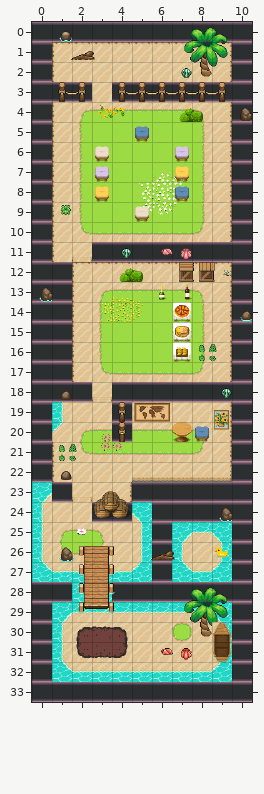
Two versions of a level (Tiled map (JSON), piratesmap.tmj). Above is the file before it was changed.
Cells are 32x32 px. Shown: x 0..10, y 0..33.
Now the later version:
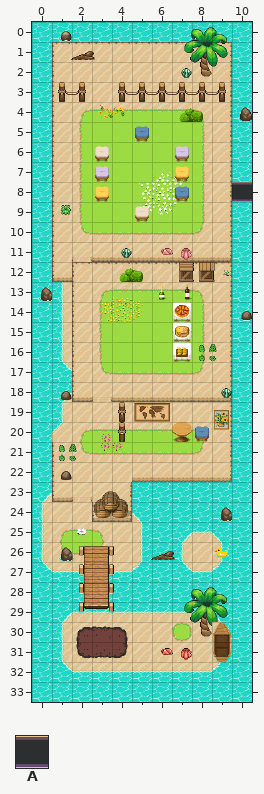
Key: from "Chunk 1": A 34.
_ is an empty cell.
The edit:
{"where": "layer \"collisions\" (removed)"}
{"y":0,"x":0,"old":"AAAAAAAAAAA","new":"___________"}
{"y":1,"x":0,"old":"A","new":"_"}
{"y":1,"x":10,"old":"A","new":"_"}
{"y":2,"x":0,"old":"A","new":"_"}
{"y":2,"x":10,"old":"A","new":"_"}
{"y":3,"x":0,"old":"AAA","new":"___"}
{"y":3,"x":4,"old":"AAAAAAA","new":"_______"}
{"y":4,"x":0,"old":"A","new":"_"}
{"y":4,"x":10,"old":"A","new":"_"}
{"y":5,"x":0,"old":"A","new":"_"}
{"y":5,"x":10,"old":"A","new":"_"}
{"y":6,"x":0,"old":"A","new":"_"}
{"y":6,"x":10,"old":"A","new":"_"}
{"y":7,"x":0,"old":"A","new":"_"}
{"y":7,"x":10,"old":"A","new":"_"}
{"y":8,"x":0,"old":"A","new":"_"}
{"y":9,"x":0,"old":"A","new":"_"}
{"y":9,"x":10,"old":"A","new":"_"}
{"y":10,"x":0,"old":"A","new":"_"}
{"y":10,"x":10,"old":"A","new":"_"}
{"y":11,"x":0,"old":"A","new":"_"}
{"y":11,"x":3,"old":"AAAAAAAA","new":"________"}
{"y":12,"x":0,"old":"AA","new":"__"}
{"y":12,"x":10,"old":"A","new":"_"}
{"y":13,"x":0,"old":"AA","new":"__"}
{"y":13,"x":10,"old":"A","new":"_"}
{"y":14,"x":0,"old":"AA","new":"__"}
{"y":14,"x":10,"old":"A","new":"_"}
{"y":15,"x":0,"old":"AA","new":"__"}
{"y":15,"x":10,"old":"A","new":"_"}
{"y":16,"x":0,"old":"AA","new":"__"}
{"y":16,"x":10,"old":"A","new":"_"}
{"y":17,"x":0,"old":"AA","new":"__"}
{"y":17,"x":10,"old":"A","new":"_"}
{"y":18,"x":0,"old":"AAA","new":"___"}
{"y":18,"x":4,"old":"AAAAAAA","new":"_______"}
{"y":19,"x":0,"old":"A","new":"_"}
{"y":19,"x":4,"old":"A","new":"_"}
{"y":19,"x":10,"old":"A","new":"_"}
{"y":20,"x":0,"old":"A","new":"_"}
{"y":20,"x":4,"old":"A","new":"_"}
{"y":20,"x":10,"old":"A","new":"_"}
{"y":21,"x":0,"old":"A","new":"_"}
{"y":21,"x":10,"old":"A","new":"_"}
{"y":22,"x":0,"old":"A","new":"_"}
{"y":22,"x":10,"old":"A","new":"_"}
{"y":23,"x":1,"old":"A","new":"_"}
{"y":23,"x":5,"old":"AAAAAA","new":"______"}
{"y":24,"x":3,"old":"AA","new":"__"}
{"y":24,"x":6,"old":"AAAAA","new":"_____"}
{"y":25,"x":6,"old":"A","new":"_"}
{"y":25,"x":10,"old":"A","new":"_"}
{"y":26,"x":6,"old":"A","new":"_"}
{"y":26,"x":10,"old":"A","new":"_"}
{"y":27,"x":6,"old":"A","new":"_"}
{"y":27,"x":10,"old":"A","new":"_"}
{"y":28,"x":0,"old":"AA","new":"__"}
{"y":28,"x":4,"old":"AAAAAAA","new":"_______"}
{"y":29,"x":0,"old":"A","new":"_"}
{"y":29,"x":10,"old":"A","new":"_"}
{"y":30,"x":0,"old":"A","new":"_"}
{"y":30,"x":10,"old":"A","new":"_"}
{"y":31,"x":0,"old":"A","new":"_"}
{"y":31,"x":10,"old":"A","new":"_"}
{"y":32,"x":0,"old":"A","new":"_"}
{"y":32,"x":10,"old":"A","new":"_"}
{"y":33,"x":0,"old":"AAAAAAAAAAA","new":"___________"}
{"label":"removed","picture_box":[32,22,252,702]}
